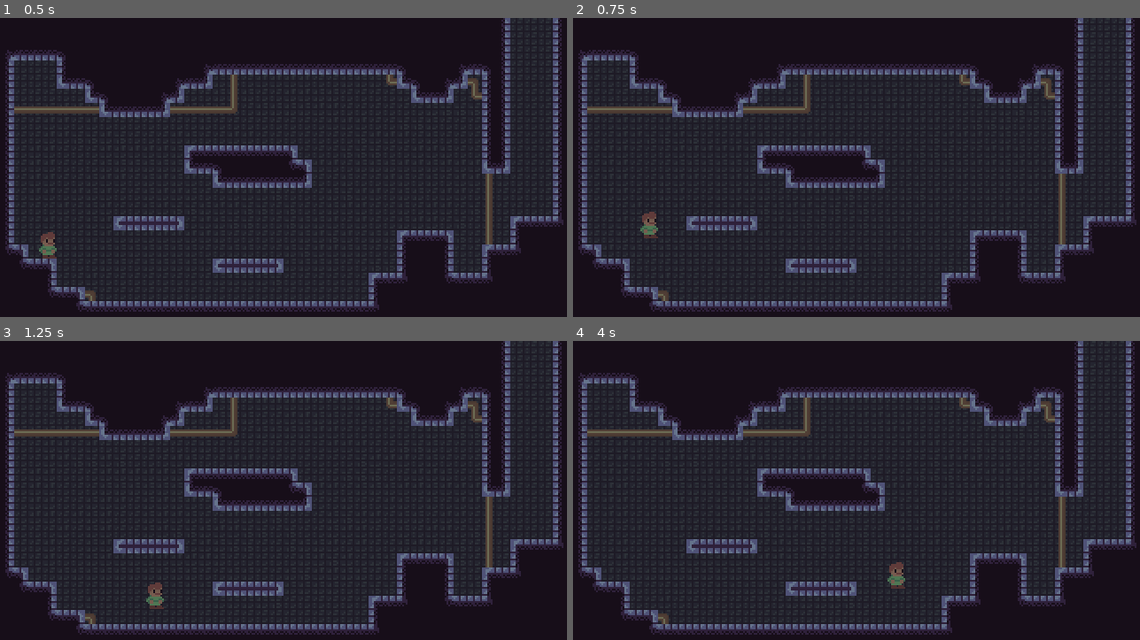
Above: before the commit, frames 1-4 (two rows, left to right).
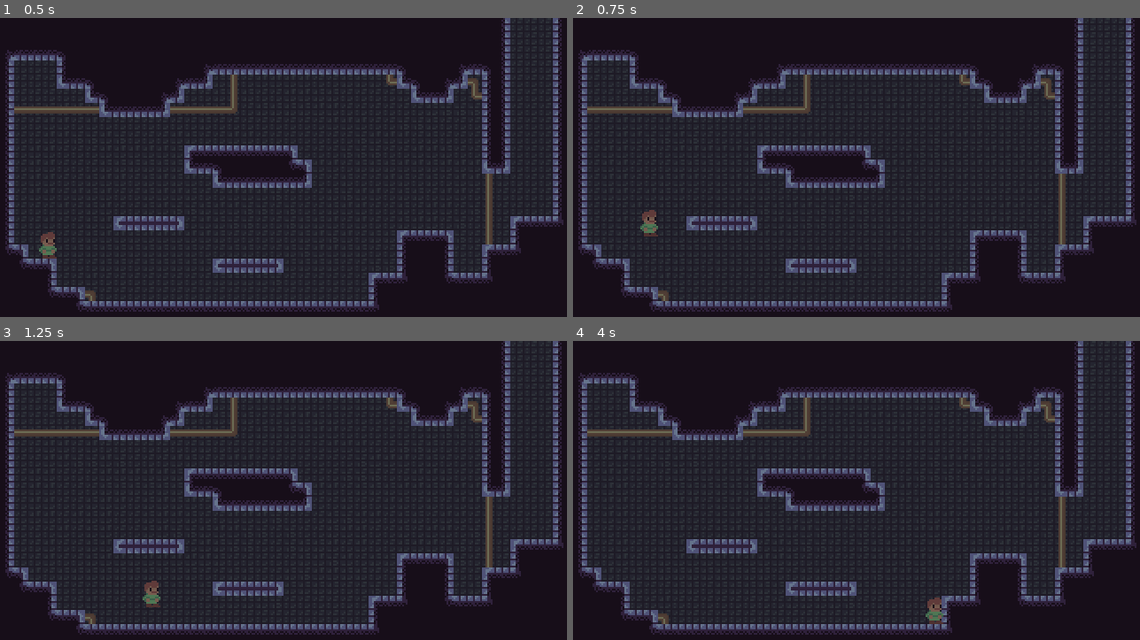
Above: after the commit, the same moments.

Repository: BrokenCogGames/MustacheMax
Game: Godot game, scene res://scenes/BaseLevel.tscn
Two runs of this game, one before a commit and one after it. Both use one fixed random seed, a clock stepped at 60 frames per second and the inputs below.
Inputs:
- Up to frame 1 (0.5 s): no input
- Up to frame 2 (0.75 s): tap Enter at 0.5 s; hold Right (ui_right) from 0.53 s (still down); tap Z (jump) at 0.6 s
- Up to frame 3 (1.25 s): keep holding Right (ui_right); tap Z (jump) at 0.77, 1.07 s
- Up to frame 4 (4 s): tap X (dash) at 1.35, 2.85 s; tap Z (jump) at 1.52, 1.55, 1.82, 2.1, 3.02, 3.05, 3.32, 3.6, 3.77 s; release Right (ui_right) at 2.03 s; hold Left (ui_left) 2.03-2.78 s; hold Right (ui_right) from 2.78 s (still down)

Frame 1 is identical in both runs. In frame 2, 0.1% of the frame differs, in the area x 11-15%, y 64-74%; in frame 3, 0.2%; in frame 4, 0.4%, in the area x 55-66%, y 73-95%.

Commit message:
fixed wall jumps

Diff:
--- a/scripts/Player.gd
+++ b/scripts/Player.gd
@@ -3,17 +3,17 @@
 const ACCELERATION = 1000
 const MAX_SPEED = 6000
 const LIMIT_SPEED_Y = 1000
-const JUMP_HEIGHT = 10000
+const JUMP_HEIGHT = 11000
 const MIN_JUMP_HEIGHT = 2000
 const MAX_COYOTE_TIME = 6
 const JUMP_BUFFER_TIME = 10
-const WALL_JUMP_AMOUNT = 4000
-const WALL_JUMP_TIME = 10
-const WALL_SLIDE_FACTOR = 0.8
+const WALL_JUMP_AMOUNT = 3000
+const WALL_JUMP_TIME = 16
+const WALL_SLIDE_FACTOR = 0.9
 const WALL_HORIZONTAL_TIME = 10
 const GRAVITY = 600
 const DASH_SPEED = 12000
-const WALL_JUMP_BUFFER = 4
+const WALL_JUMP_BUFFER = 2
 
 # Physics vars
 var velocity = Vector2()
@@ -38,6 +38,8 @@
 var has_dashed = false
 var is_grabbing = false
 var pressed_to_wall = false
+var has_double_jumped = false
+var is_double_jumping = false
 
 func _physics_process(delta):
 	# If vertical velocity is less than the max falling speed and you are not
@@ -264,6 +266,9 @@
 		$Rotatable.scale.x = -dir
 		wall_jump_direction = dir
 
+	if is_pressing_away_from_wall():
+		wall_press_timer = 0
+
 
 func friction_on_air():
 	if friction:
